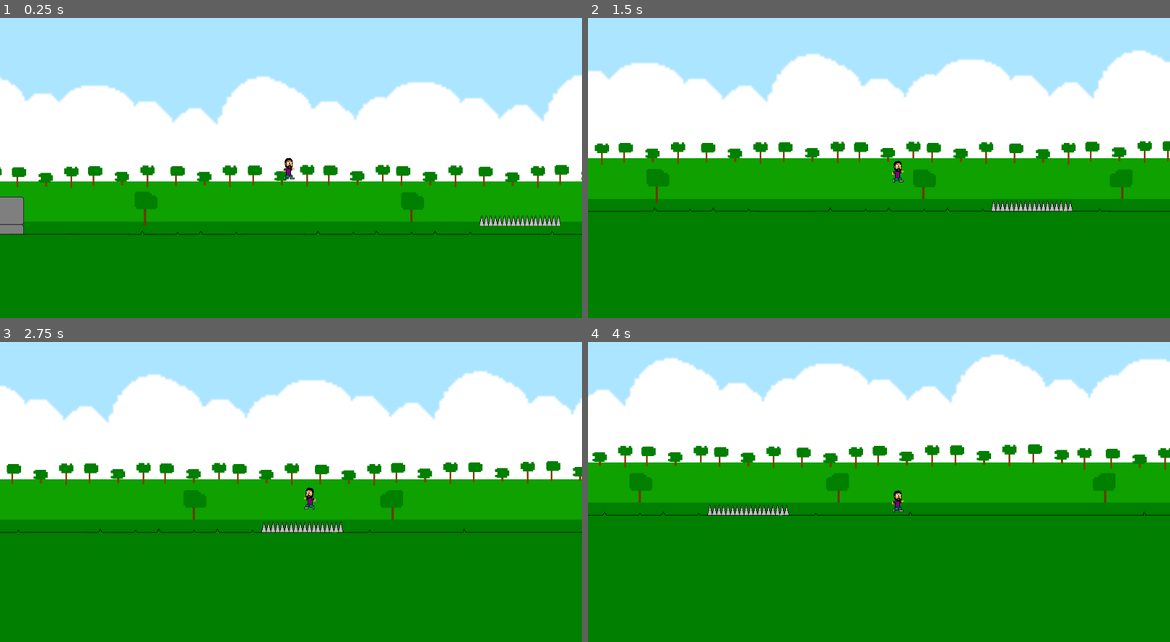
Above: before the commit, frames 1-4 (two rows, left to right).
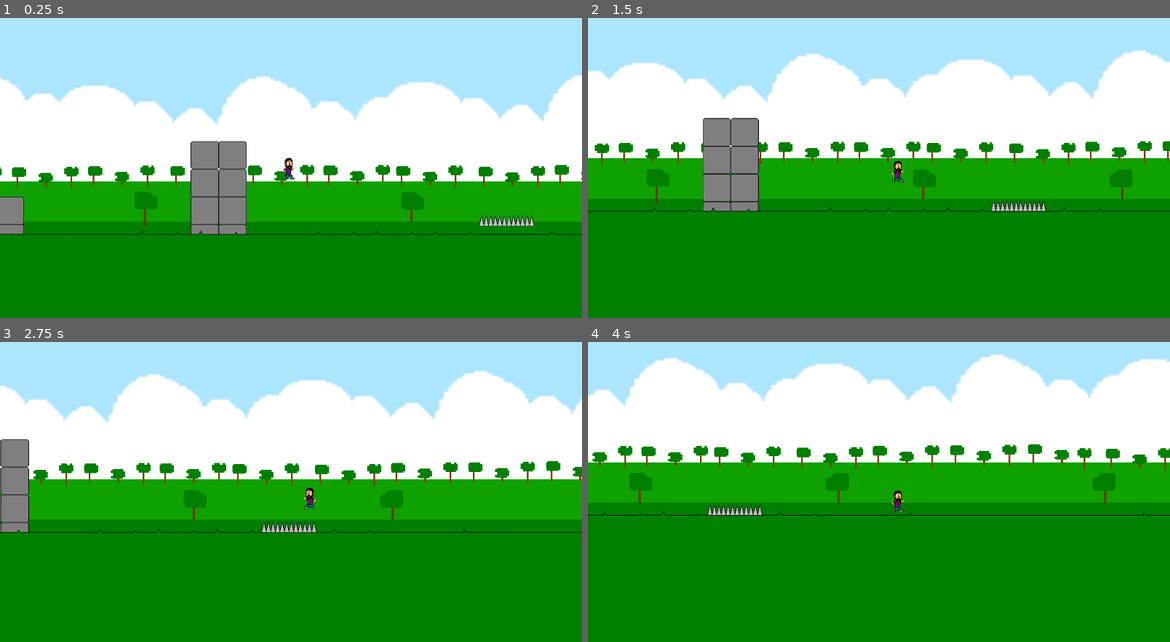
Above: after the commit, the same moments.

Repository: Guilherme-Calland/super_mega_guacamole
Game: Godot game, scene res://Scenes/Levels/Level 1.tscn
Same seed, same stepped clock (60 frames per second), same inputs: the game is played once before the commit and once after it.
Inputs:
- Up to frame 1 (0.25 s): no input
- Up to frame 2 (1.5 s): hold Space (jump) 0.53-1.28 s; hold D (right) from 0.53 s (still down); tap Space (jump) at 1.35 s
- Up to frame 3 (2.75 s): tap Space (jump) at 1.52, 1.82 s; release D (right) at 2.03 s; hold A (left) from 2.03 s (still down); hold Space (jump) from 2.03 s (still down)
- Up to frame 4 (4 s): release A (left) at 2.78 s; release Space (jump) at 2.78 s; hold D (right) from 2.78 s (still down); tap Space (jump) at 2.85, 3.02, 3.32 s; hold Space (jump) from 3.53 s (still down)

The runs differ from the first frame. In frame 1, 3.1% of the frame differs, in the area x 32-97%, y 40-73%; in frame 2, 3.1%; in frame 3, 1.7%; in frame 4, 0.1%.

Commit message:
wall grab

Diff:
--- a/Scenes/Levels/Level 1.tscn
+++ b/Scenes/Levels/Level 1.tscn
@@ -21,7 +21,7 @@
 tile_set = ExtResource( 8 )
 cell_size = Vector2( 49, 49 )
 format = 1
-tile_data = PoolIntArray( -196564, 1, 0, -196563, 1, 0, -196562, -1073741823, 0, -131031, 1, 0, -131030, 1, 0, -131029, 1, 0, -131028, 1, 0, -131027, 1, 0, -131026, -1073741823, 0, -131025, -1073741823, 0, -131024, -1073741823, 0, -131023, -1073741823, 0, -65498, -1073741823, 0, -65497, 1, 0, -65496, 1, 0, -65495, 1, 0, -65494, 1, 0, -65493, 1, 0, -65492, 1, 0, -65491, 1, 0, -65490, -1073741823, 0, -65489, -1073741823, 0, -65488, -1073741823, 0, -65487, -1073741823, 0, -65486, -1073741823, 0, -65485, -1073741823, 0, -65484, -1073741823, 0, 38, -1073741823, 0, 39, 1, 0, 40, 1, 0, 41, 1, 0, 42, 1, 0, 43, 1, 0, 44, 1, 0, 45, 1, 0, 46, -1073741823, 0, 47, -1073741823, 0, 48, -1073741823, 0, 49, -1073741823, 0, 50, -1073741823, 0, 51, -1073741823, 0, 52, -1073741823, 0 )
+tile_data = PoolIntArray( -196564, 1, 0, -196563, 1, 0, -196562, -1073741823, 0, -196549, 1, 0, -196548, 1, 0, -131031, 1, 0, -131030, 1, 0, -131029, 1, 0, -131028, 1, 0, -131027, 1, 0, -131026, -1073741823, 0, -131025, -1073741823, 0, -131024, -1073741823, 0, -131023, -1073741823, 0, -131013, 1, 0, -131012, 1, 0, -65498, -1073741823, 0, -65497, 1, 0, -65496, 1, 0, -65495, 1, 0, -65494, 1, 0, -65493, 1, 0, -65492, 1, 0, -65491, 1, 0, -65490, -1073741823, 0, -65489, -1073741823, 0, -65488, -1073741823, 0, -65487, -1073741823, 0, -65486, -1073741823, 0, -65485, -1073741823, 0, -65484, -1073741823, 0, -65477, 1, 0, -65476, 1, 0, 38, -1073741823, 0, 39, 1, 0, 40, 1, 0, 41, 1, 0, 42, 1, 0, 43, 1, 0, 44, 1, 0, 45, 1, 0, 46, -1073741823, 0, 47, -1073741823, 0, 48, -1073741823, 0, 49, -1073741823, 0, 50, -1073741823, 0, 51, -1073741823, 0, 52, -1073741823, 0, 59, 1, 0, 60, 1, 0 )
 
 [node name="GrassTileMap" type="TileMap" parent="."]
 tile_set = ExtResource( 1 )
@@ -29,7 +29,7 @@
 collision_layer = 2
 collision_mask = 0
 format = 1
-tile_data = PoolIntArray( -65544, 4, 0, -65543, 4, 0, -65542 …(276 unchanged characters)… 0, 0, 15, 0, 0, 16, 0, 0, 17, 0, 0, 18, 0, 0, 19, 0, 0, 20, 0, 0, 21, 0, 0, 22, 0, 0, 23, 0, 0, 24, 0, 0, 25, 0, 0, 26, 0, 0, 27, 2, 0, 28, 2 …(301 unchanged characters)…
+tile_data = PoolIntArray( -65544, 4, 0, -65543, 4, 0, -65542 …(276 unchanged characters)… 0, 0, 15, 0, 0, 16, 0, 0, 17, 0, 0, 18, 1, 0, 19, 1, 0, 20, 2, 0, 21, 2, 0, 22, 2, 0, 23, 1, 0, 24, 1, 0, 25, 0, 0, 26, 0, 0, 27, 2, 0, 28, 2 …(301 unchanged characters)…
 
 [node name="Background" type="Node2D" parent="."]
 
@@ -94,6 +94,3 @@
 
 [node name="Spike2" parent="SpikeGroup1" instance=ExtResource( 7 )]
 position = Vector2( 4470.05, -77.158 )
-
-[node name="Spike3" parent="SpikeGroup1" instance=ExtResource( 7 )]
-position = Vector2( 4517.05, -77.158 )
--- a/Scenes/Player/Player.tscn
+++ b/Scenes/Player/Player.tscn
@@ -7,6 +7,7 @@
 [ext_resource path="res://Graphics/Player/gui_idle_2.png" type="Texture" id=5]
 [ext_resource path="res://Scripts/Player.gd" type="Script" id=6]
 [ext_resource path="res://Graphics/Player/gui_machucado.png" type="Texture" id=7]
+[ext_resource path="res://Graphics/Player/gui_grabbing.png" type="Texture" id=8]
 
 [sub_resource type="SpriteFrames" id=1]
 animations = [ {
@@ -15,24 +16,29 @@
 "name": "idle",
 "speed": 5.0
 }, {
+"frames": [ ExtResource( 5 ), ExtResource( 2 ), ExtResource( 5 ), ExtResource( 4 ) ],
+"loop": true,
+"name": "run",
+"speed": 10.0
+}, {
 "frames": [ ExtResource( 7 ) ],
 "loop": true,
 "name": "hurt",
 "speed": 5.0
 }, {
-"frames": [ ExtResource( 5 ), ExtResource( 2 ), ExtResource( 5 ), ExtResource( 4 ) ],
-"loop": true,
-"name": "run",
-"speed": 10.0
-}, {
 "frames": [ ExtResource( 3 ) ],
 "loop": true,
 "name": "jump",
 "speed": 5.0
+}, {
+"frames": [ ExtResource( 8 ) ],
+"loop": true,
+"name": "grab",
+"speed": 5.0
 } ]
 
 [sub_resource type="RectangleShape2D" id=2]
-extents = Vector2( 4.42642, 18.1469 )
+extents = Vector2( 5.70285, 18.1469 )
 
 [node name="Player" type="KinematicBody2D"]
 collision_mask = 6
@@ -41,7 +47,7 @@
 
 [node name="PlayerAnimatedSprite" type="AnimatedSprite" parent="."]
 frames = SubResource( 1 )
-animation = "jump"
+animation = "grab"
 speed_scale = 0.5
 playing = true
 
--- a/Scripts/Animations.gd
+++ b/Scripts/Animations.gd
@@ -1,4 +1,4 @@
-func animate(is_on_floor, sprite, is_on_wall, hurt):
+func animate(is_on_floor, sprite, is_on_wall):
 	if Input.is_action_pressed("right") and not Input.is_action_pressed("left"):
 		sprite.flip_h = false
 		sprite.play("run")
@@ -12,7 +12,4 @@
 		sprite.play("jump")
 
 	if is_on_wall:
-		sprite.play("idle")
-
-	if hurt:
-		sprite.play("hurt")
+		sprite.play("grab")
--- a/Scripts/Movement.gd
+++ b/Scripts/Movement.gd
@@ -1,4 +1,4 @@
-func move(motion, speed, gravity, jump_speed, is_on_floor, hurt):
+func move(motion, speed, gravity, jump_speed, is_on_floor):
 
 	if Input.is_action_pressed("right") and not Input.is_action_pressed("left"):
 		if is_on_floor:
@@ -19,16 +19,8 @@
 		if is_on_floor:
 			motion.y -= jump_speed
 
-	if hurt:
-		if is_on_floor:
-			motion.y -= jump_speed/2
-
-	if is_on_floor:
-		hurt = false
-
 	var motionBundle = {
 		"motion" : motion,
-		"hurt" : false
 	}
 
 	return motionBundle
--- a/Scripts/Player.gd
+++ b/Scripts/Player.gd
@@ -16,27 +16,23 @@
 
 func move():
 	var motion : Vector2 = u.motionBundle["motion"]
-	var hurt : bool = u.motionBundle["hurt"]
 
 	u.motionBundle = u.movement.move(
 		motion,
 		speed,
 		gravity,
 		jump_speed,
-		is_on_floor(),
-		hurt
+		is_on_floor()
 		)
 
 	move_and_slide(motion, u.UP)
 
 func animate():
-	var hurt = u.motionBundle["hurt"]
 
 	u.animation.animate(
 		is_on_floor(),
 		$PlayerAnimatedSprite,
-		is_on_wall(),
-		hurt
+		is_on_wall()
 		)
 
 func hurt():
--- a/Scripts/Utils.gd
+++ b/Scripts/Utils.gd
@@ -6,5 +6,4 @@
 
 var motionBundle = {
 	"motion" : Vector2(0,0),
-	"hurt" : false
 }
Binary file added: Graphics/Player/gui_grabbing.png
Not shown, added: Graphics/Player/gui_grabbing.png.import
Not shown: 1 places in Scenes/Player/Player.tscn that only renumber resources
